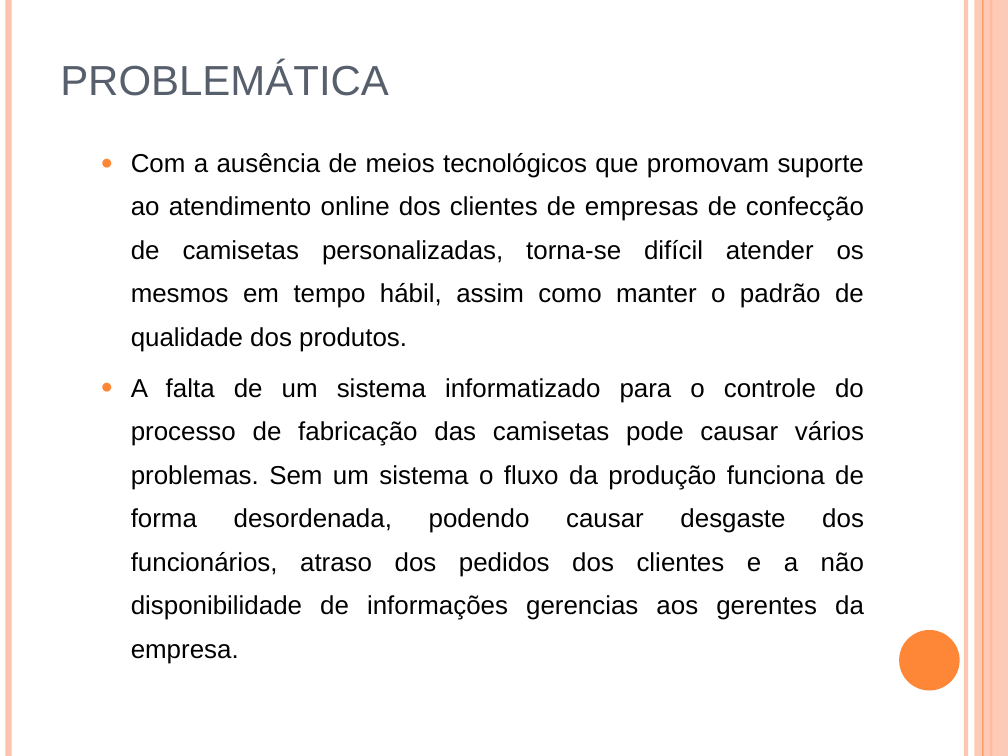
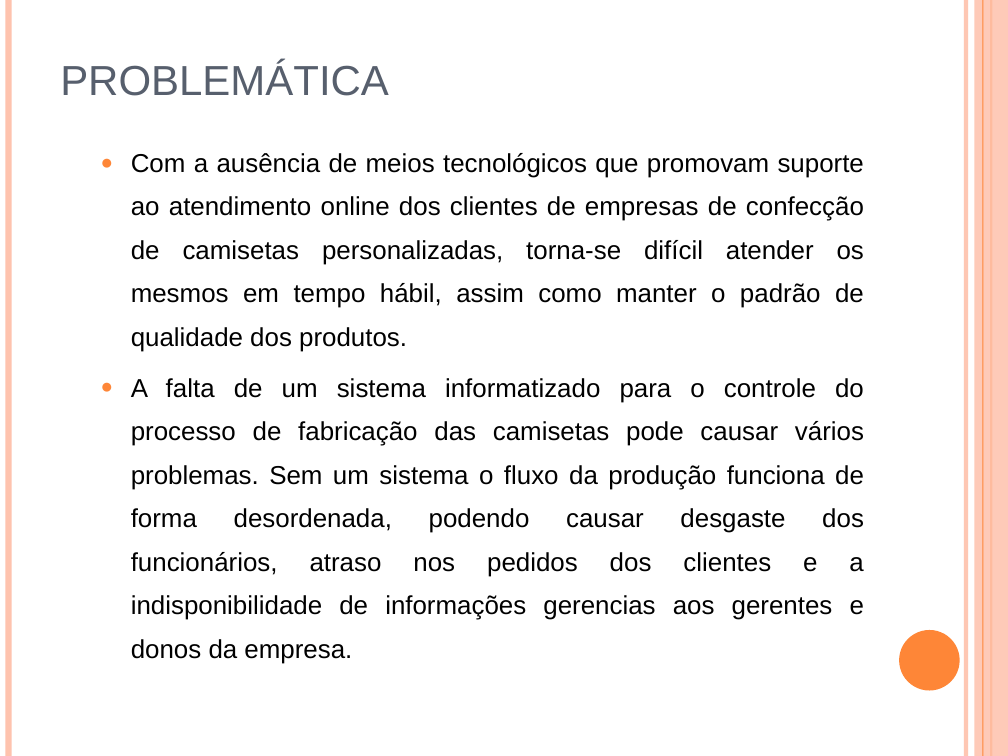
Before and after one commit to cerberosnash/sistema-de-camisetas-personalizadas, a slide deck: slide 3 of docs/Importantes/modelo-de-apresentação-de-tcc.ppt. Drawn at 1008x756 pixels with LibreOffice and Linux fonts; fonts in the diff are those of the drawing. Boxes give left, top, right and bottom in pixels: in the first picture for what was removed or moved away, otherwise in the second. Text is boxed around its words. In the diff, an @@ line names an element or a change of style, - is before the commit and + after.

```diff
--- a/docs/Importantes/modelo-de-apresentação-de-tcc.ppt
+++ b/docs/Importantes/modelo-de-apresentação-de-tcc.ppt
@@ text at (131,378,864,664): text changed @@
-  ● A falta de um sistema informatizado para o controle do processo de fabricação das camisetas pode causar vários problemas. Sem um sistema o fluxo da produção funciona de forma desordenada, podendo causar desgaste dos funcionários, atraso dos pedidos dos clientes e a não disponibilidade de informações gerencias aos gerentes da empresa.
+  ● A falta de um sistema informatizado para o controle do processo de fabricação das camisetas pode causar vários problemas. Sem um sistema o fluxo da produção funciona de forma desordenada, podendo causar desgaste dos funcionários, atraso nos pedidos dos clientes e a indisponibilidade de informações gerencias aos gerentes e donos da empresa.
```
Also in this commit, not shown: 3 other slides changed, 1 slide added.
